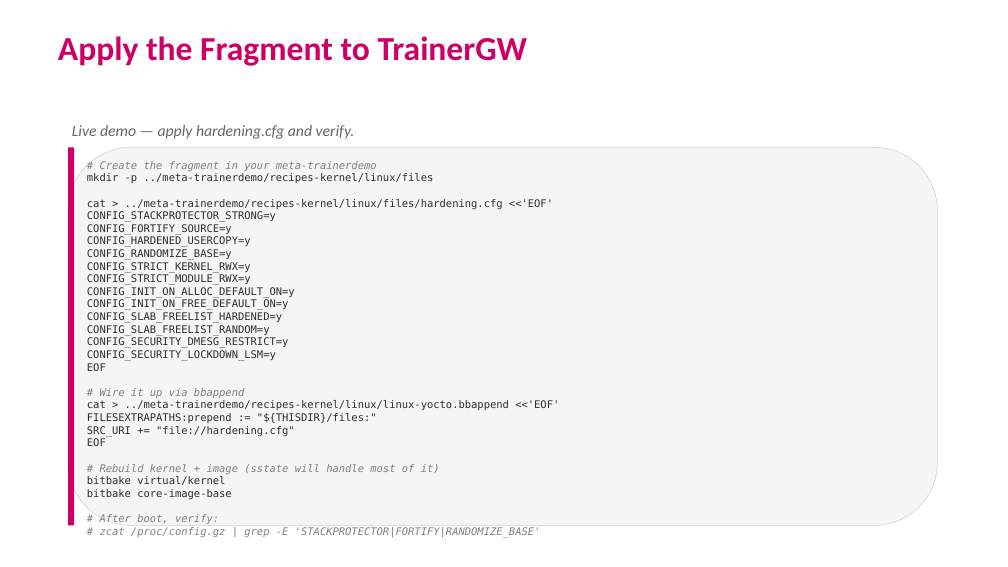
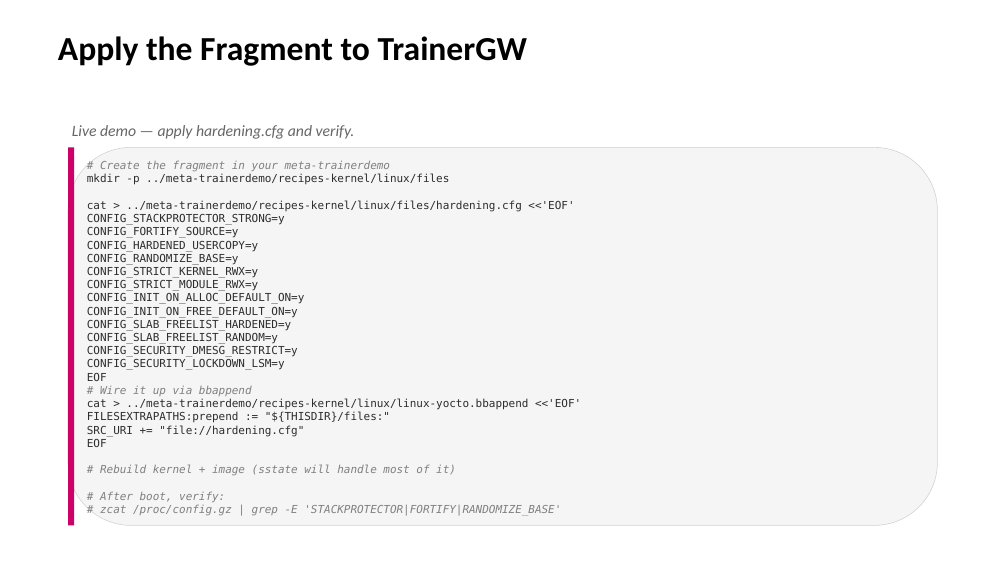
Before and after one commit to EmertxeInfoTech/Allegion-Training-Materials, a slide deck: slide 7 of yocto_training_all_session_decks/session_decks/D3S2_Kernel_Hardening.pptx. Drawn at 1008x567 pixels with LibreOffice and Linux fonts; fonts in the diff are those of the drawing; background and template pictures are left out. Boxes give left, top, right and bottom in pixels: in the first picture for what was removed or moved away, otherwise in the second. Text is boxed around its words. In the diff, an @@ line names an element or a change of style, - is before the commit and + after.

```diff
--- a/yocto_training_all_session_decks/session_decks/D3S2_Kernel_Hardening.pptx
+++ b/yocto_training_all_session_decks/session_decks/D3S2_Kernel_Hardening.pptx
@@ title "Apply the Fragment to TrainerGW" at bbox=[58, 36, 528, 66]: text colour #CC0066 to #000000 @@
@@ text "# Create the fragment in ..." at bbox=[87, 160, 581, 516]: size 10 to 10.5 pt @@
@@ text at bbox=[87, 476, 232, 500]: paragraphs removed @@
-bitbake virtual/kernel
-bitbake core-image-base
```
Also in this commit, not shown: 8 other slides changed, 6 other files.
